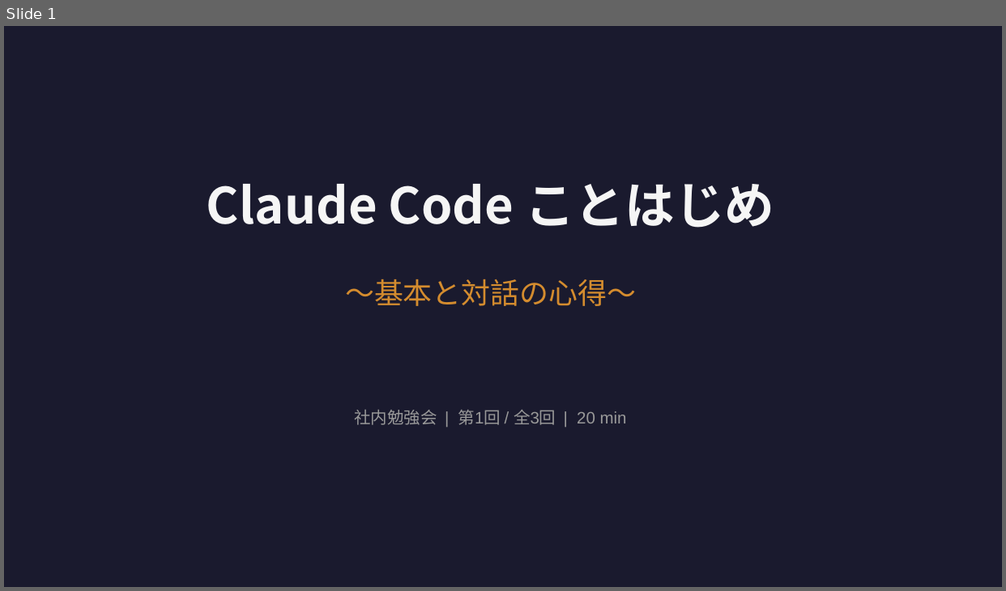
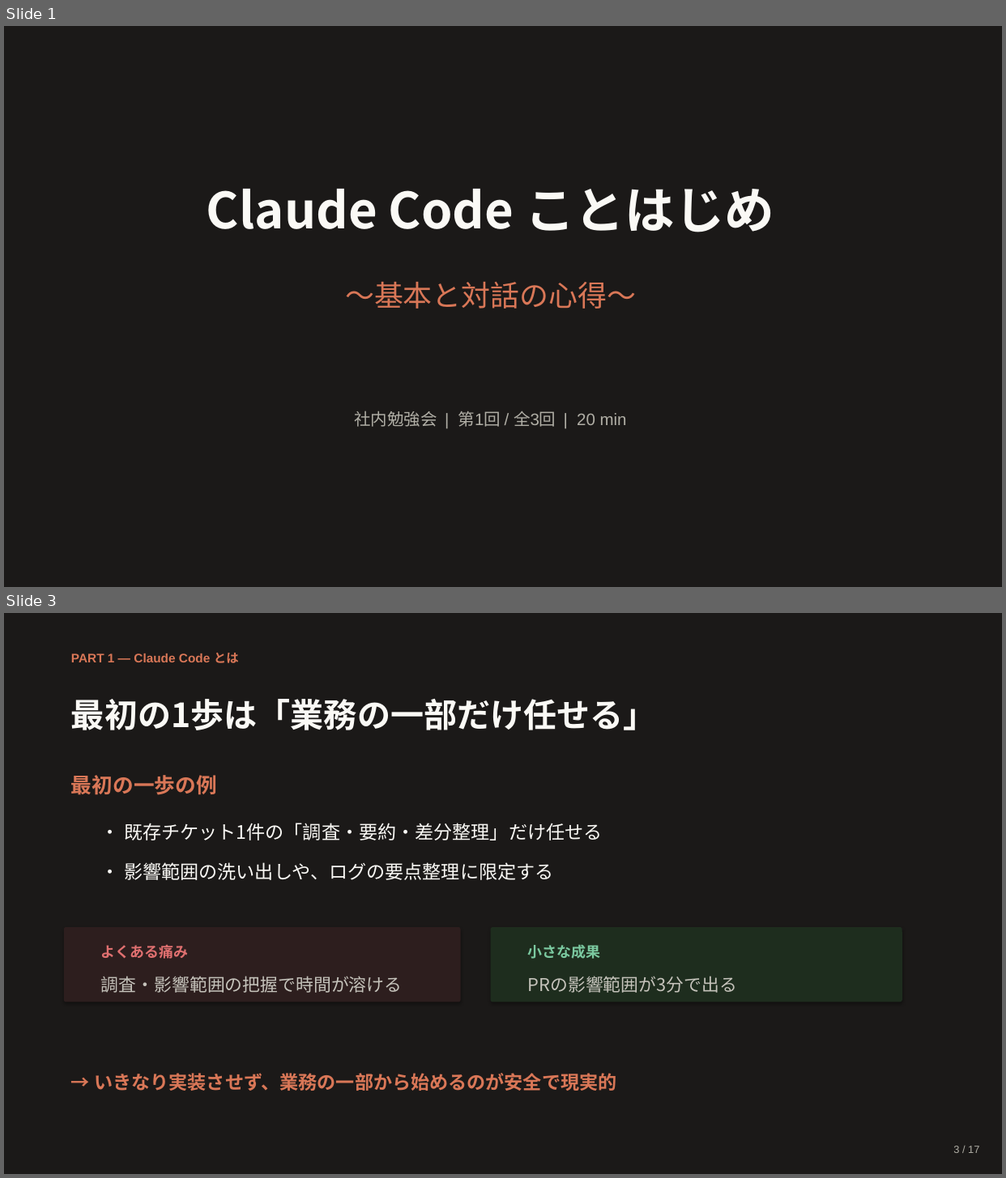
Before and after one commit to Ischca/zenn, a slide deck: slides/session1.pptx. Shown one above the other, each under a label of ours: slide 1 before the commit, slides 1 and 3 after it; the slides between them are not shown. The pictures are 1006x591 and 1006x1178 pixels, drawn with LibreOffice and Linux fonts; fonts in the diff are those of the drawing. Boxes give left, top, right and bottom in pixels: in the first picture for what was removed or moved away, otherwise in the second. Text is boxed around its words. In the diff, an @@ line names an element or a change of style, - is before the commit and + after.

```diff
--- a/slides/session1.pptx
+++ b/slides/session1.pptx
@@ slide 3 added at [4, 613, 1002, 1174], background #1B1918 @@
@@ text added at [71, 653, 239, 663], 12 pt, text #D97757, bold @@
+PART 1 — Claude Code とは
@@ text added at [71, 699, 657, 730], 32 pt, text #FAF9F5, bold @@
+最初の1歩は「業務の一部だけ任せる」
@@ text added at [71, 775, 217, 795], 20 pt, text #D97757, bold @@
+最初の一歩の例
@@ text added at [124, 823, 602, 880], 18 pt, text #FAF9F5 @@
+• 既存チケット1件の「調査・要約・差分整理」だけ任せる
+• 影響範囲の洗い出しや、ログの要点整理に限定する
@@ rounded rectangle added at [64, 927, 461, 1003], fill #2D1E1E @@
@@ rounded rectangle added at [491, 927, 902, 1003], fill #1E2D1E @@
@@ text added at [101, 944, 189, 959], 14 pt, text #E07070, bold @@
+よくある痛み
@@ text added at [528, 945, 601, 959], 14 pt, text #7BC9A0, bold @@
+小さな成果
@@ text added at [101, 976, 403, 993], 17 pt, text #C5C3BB @@
+調査・影響範囲の把握で時間が溶ける
@@ text added at [528, 976, 737, 993], 17 pt, text #C5C3BB @@
+PRの影響範囲が3分で出る
@@ text added at [94, 1073, 616, 1091], 18 pt, text #D97757, bold @@
+→ いきなり実装させず、業務の一部から始めるのが安全で現実的
@@ text added at [953, 1146, 979, 1153], 10 pt, text #B0AEA5 @@
+3 / 17
@@ slide 1 changed as well @@
@@ background #1A1A2E to #1B1918 @@
@@ text "Claude Code ことはじめ" at [206, 189, 774, 233]: text colour #F5F5F5 to #FAF9F5; line spacing 67.2pt to 72pt @@
@@ text "〜基本と対話の心得〜" at [345, 282, 636, 309]: text colour #D48C2E to #D97757; line spacing 39.2pt to 42pt @@
@@ text "社内勉強会 | 第1回 / 全3回 ..." at [354, 412, 627, 427]: text colour #999999 to #B0AEA5; line spacing 22.4pt to 24pt @@
```
Also in this commit, not shown: 15 other slides changed, 1 other file.
